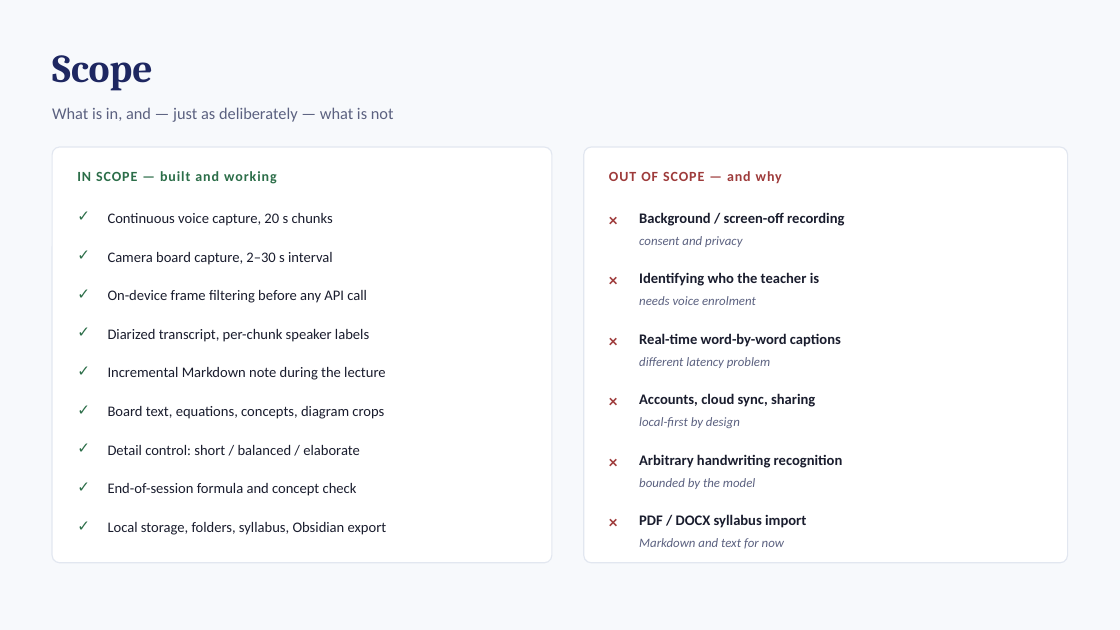
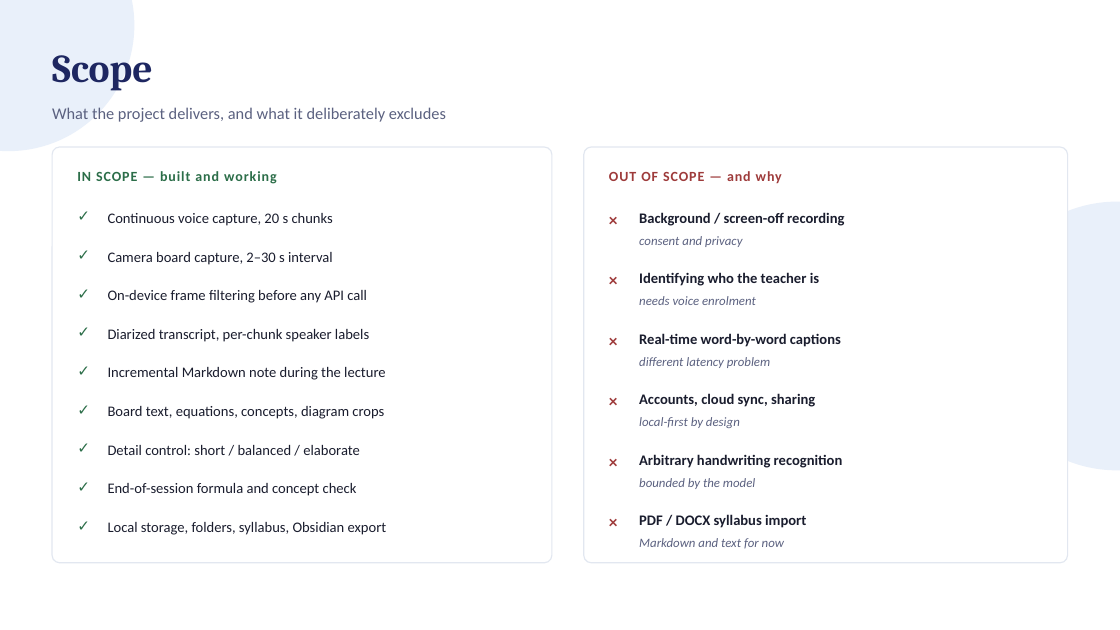
Before and after one commit to tejasthimmaiahkk-ui/VoxBoX, a slide deck: slide 4 of outputs/VoxBox_Review1_Scope.pptx. Drawn at 1120x630 pixels with LibreOffice and Linux fonts; fonts in the diff are those of the drawing; background and template pictures are left out. Boxes give left, top, right and bottom in pixels: in the first picture for what was removed or moved away, otherwise in the second. Text is boxed around its words. In the diff, an @@ line names an element or a change of style, - is before the commit and + after.

```diff
--- a/outputs/VoxBox_Review1_Scope.pptx
+++ b/outputs/VoxBox_Review1_Scope.pptx
@@ background #F7F9FC to picture (left out) @@
@@ ellipse added at bbox=[0, 0, 134, 151], fill #C7D8F2 at 38% opacity @@
@@ text at bbox=[52, 107, 446, 122]: text changed @@
-What is in, and — just as deliberately — what is not
+What the project delivers, and what it deliberately excludes
```
Also in this commit, not shown: 12 other slides changed, 1 slide added, 1 other file.
